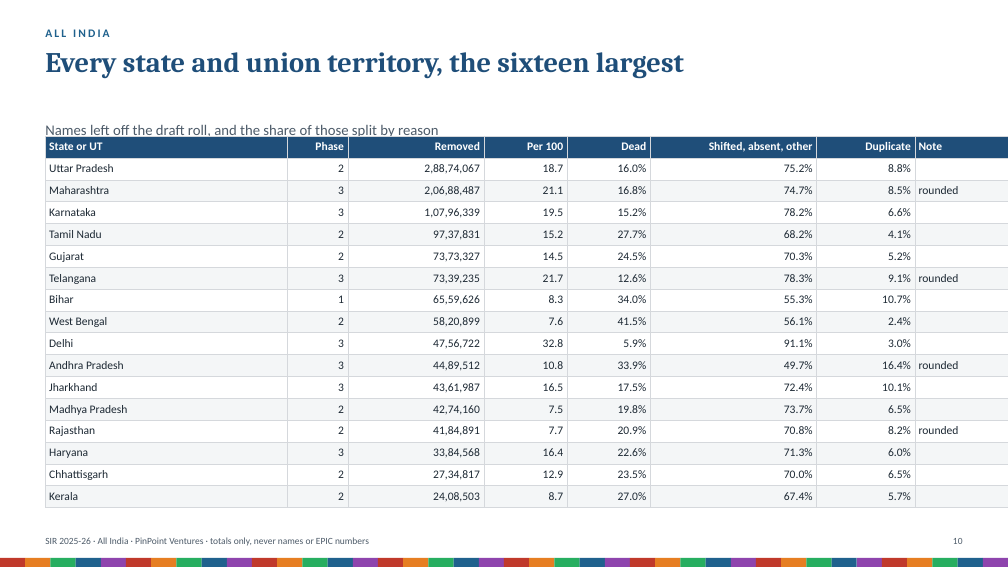
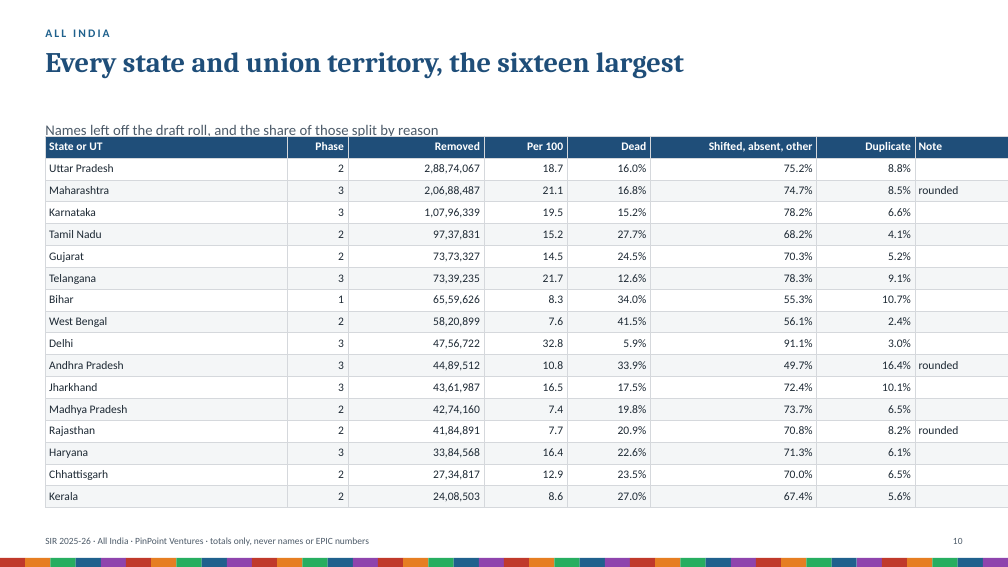
Before and after one commit to Varnasr/INDIA-DATA, a slide deck: slide 10 of reports/sir-india-deck.pptx. Drawn at 1008x567 pixels with LibreOffice and Linux fonts; fonts in the diff are those of the drawing. Boxes give left, top, right and bottom in pixels: in the first picture for what was removed or moved away, otherwise in the second. Text is boxed around its words. In the diff, an @@ line names an element or a change of style, - is before the commit and + after.

```diff
--- a/reports/sir-india-deck.pptx
+++ b/reports/sir-india-deck.pptx
@@ table at bbox=[45, 136, 1008, 506] @@
-row 7, column 8: rounded
+row 7, column 8: 
-row 13, column 4: 7.5
+row 13, column 4: 7.4
-row 15, column 7: 6.0%
+row 15, column 7: 6.1%
-row 17, column 4: 8.7
+row 17, column 4: 8.6
-row 17, column 7: 5.7%
+row 17, column 7: 5.6%
```
Also in this commit, not shown: 9 other slides changed, 52 other files.
